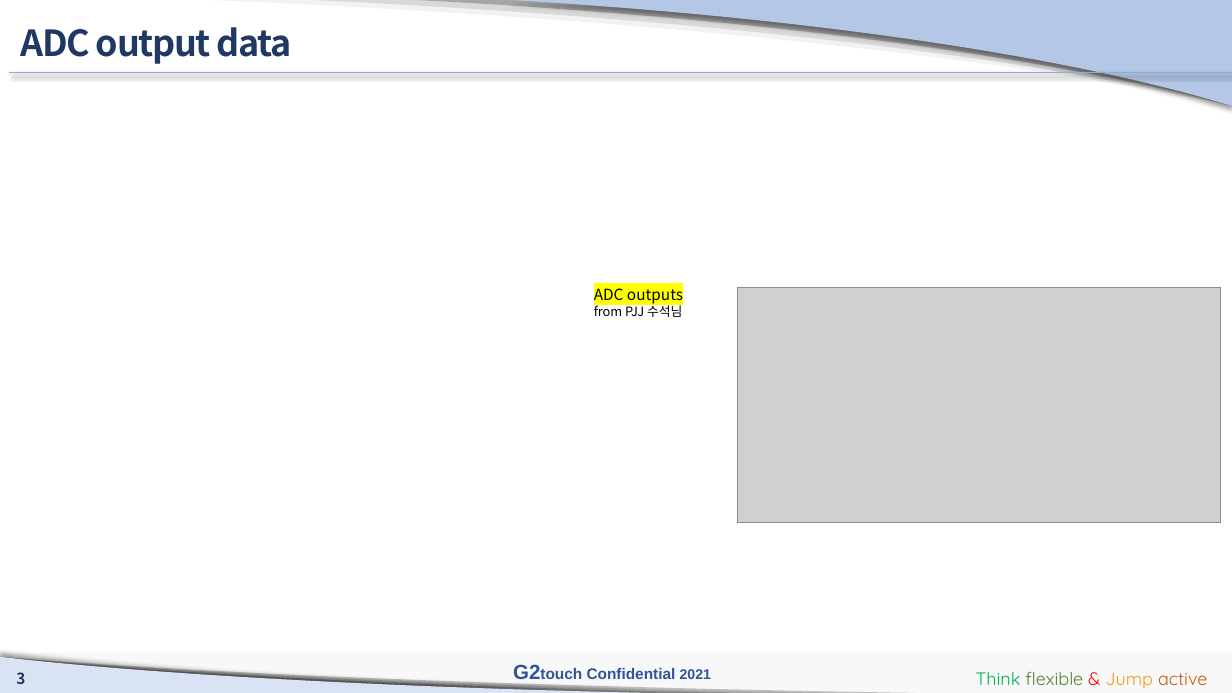
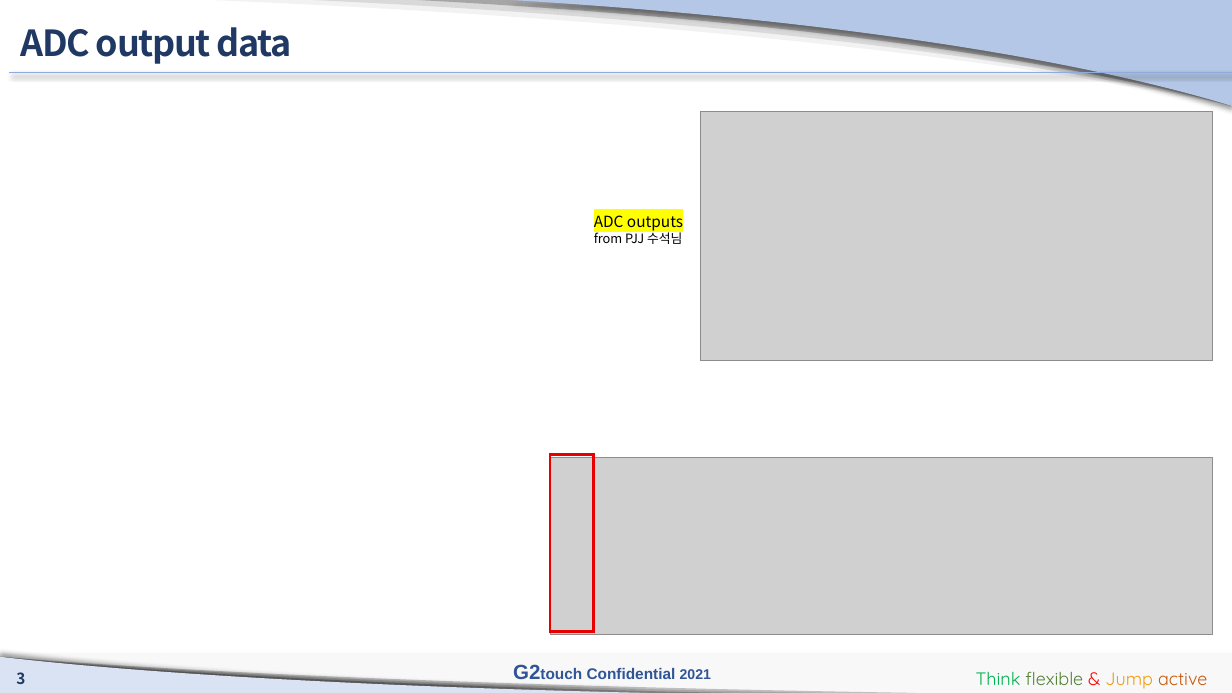
Before and after one commit to manhduc1811/MPP-EVB-ADC-test, a slide deck: slide 3 of G2touch_D2center_mducng_EVB_AFE_Simulation_210202_v2.pptx. Drawn at 1232x693 pixels with LibreOffice and Linux fonts; fonts in the diff are those of the drawing; grey boxes stand for pictures; background and template pictures are left out. Boxes give left, top, right and bottom in pixels: in the first picture for what was removed or moved away, otherwise in the second. Text is boxed around its words. In the diff, an @@ line names an element or a change of style, - is before the commit and + after.

```diff
--- a/G2touch_D2center_mducng_EVB_AFE_Simulation_210202_v2.pptx
+++ b/G2touch_D2center_mducng_EVB_AFE_Simulation_210202_v2.pptx
@@ picture: place and size @@
-picture at [738,287,1221,522]
+picture at [701,112,1214,361]
@@ text "ADC outputs": place and size @@
-text "ADC outputs" at [594,288,683,317]
+text "ADC outputs" at [594,215,683,244]
@@ picture added at [550,457,1213,635] @@
@@ rectangle added at [550,455,593,632], outline #E60000 2.25 pt @@
```
Also in this commit, not shown: 11 other slides changed, 3 slides added, 1 other file.
